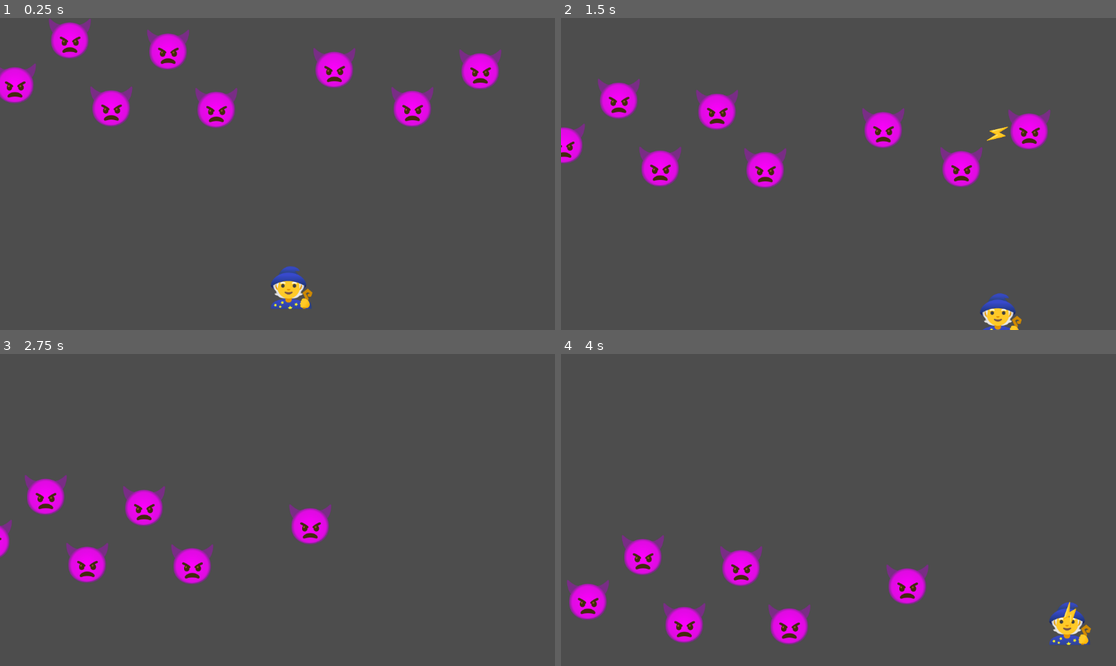
Above: before the commit, frames 1-4 (two rows, left to right).
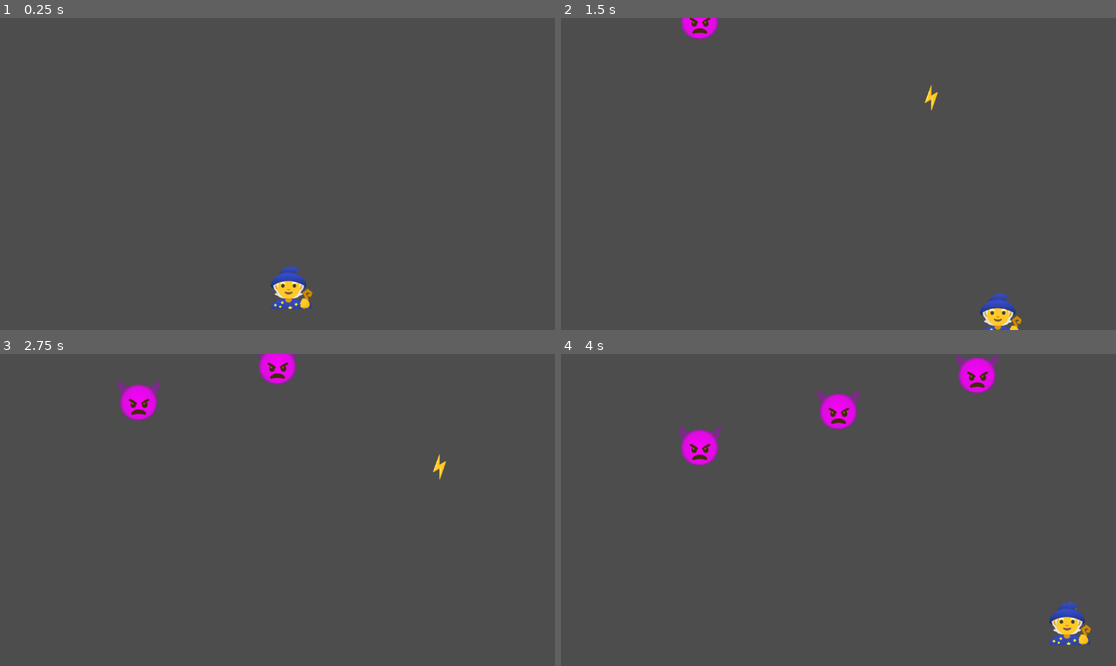
Above: after the commit, the same moments.

Repository: FellowshipOfTheGame/Shmup
Game: Godot game, scene res://Scenes/game.tscn
Two runs of this game, one before a commit and one after it. Both use one fixed random seed, a clock stepped at 60 frames per second and the inputs below.
Inputs:
- Up to frame 1 (0.25 s): no input
- Up to frame 2 (1.5 s): hold D (right) 0.53-1.28 s; hold S (down) from 1.28 s (still down)
- Up to frame 3 (2.75 s): release S (down) at 2.03 s; hold D (right) from 2.03 s (still down)
- Up to frame 4 (4 s): release D (right) at 2.78 s; hold W (up) 2.78-3.53 s; hold A (left) from 3.53 s (still down)

The runs differ from the first frame. In frame 1, 5.6% of the frame differs, in the area x 0-91%, y 0-36%; in frame 2, 5.9%; in frame 3, 5.1%; in frame 4, 6.5%, in the area x 1-93%, y 0-94%.

Commit message:
enemy spawner
add- enemy wave spawns, from left to right
fix- enemy movement script rework

Diff:
--- a/Scenes/enemy.tscn
+++ b/Scenes/enemy.tscn
@@ -1,8 +1,8 @@
 [gd_scene load_steps=5 format=3 uid="uid://bwx7q6r4k8bp2"]
 
-[ext_resource type="Script" uid="uid://cjal1gci0e8mm" path="res://Scripts/EnemyMovement/sawtooth_movement.gd" id="1_afpow"]
+[ext_resource type="Script" uid="uid://gr0vrnfrodon" path="res://Scripts/enemy.gd" id="1_afpow"]
 [ext_resource type="Texture2D" uid="uid://bdggabjkh8dk1" path="res://Sprites/demon.png" id="1_hghv2"]
-[ext_resource type="Script" uid="uid://bl5h4mu01vrt6" path="res://Scripts/health.gd" id="2_1f0kj"]
+[ext_resource type="Script" uid="uid://d0e4iwdp4s1xg" path="res://Scripts/enemy_health.gd" id="3_afpow"]
 
 [sub_resource type="CircleShape2D" id="CircleShape2D_ne65n"]
 radius = 41.0
@@ -20,5 +20,5 @@
 position = Vector2(0, -2)
 shape = SubResource("CircleShape2D_ne65n")
 
-[node name="Health" type="Node" parent="."]
-script = ExtResource("2_1f0kj")
+[node name="enemy_health" type="Node" parent="."]
+script = ExtResource("3_afpow")
--- a/Scenes/game.tscn
+++ b/Scenes/game.tscn
@@ -1,33 +1,14 @@
-[gd_scene load_steps=3 format=3 uid="uid://cvh576stb81qw"]
+[gd_scene load_steps=4 format=3 uid="uid://cvh576stb81qw"]
 
 [ext_resource type="PackedScene" uid="uid://dwgyk3mxpxioo" path="res://Scenes/witch.tscn" id="1_ebmjs"]
-[ext_resource type="PackedScene" uid="uid://bwx7q6r4k8bp2" path="res://Scenes/enemy.tscn" id="2_qxrlw"]
+[ext_resource type="PackedScene" uid="uid://bwx7q6r4k8bp2" path="res://Scenes/enemy.tscn" id="3_3dryh"]
+[ext_resource type="Script" uid="uid://c36lr70rkpyth" path="res://Scripts/wave_manager.gd" id="3_wrm1d"]
 
 [node name="Game" type="Node2D"]
 
 [node name="Witch" parent="." instance=ExtResource("1_ebmjs")]
 position = Vector2(605, 561)
 
-[node name="Enemy" parent="." instance=ExtResource("2_qxrlw")]
-position = Vector2(56, 113)
-
-[node name="Enemy2" parent="." instance=ExtResource("2_qxrlw")]
-position = Vector2(170, 20)
-
-[node name="Enemy3" parent="." instance=ExtResource("2_qxrlw")]
-position = Vector2(256, 161)
-
-[node name="Enemy4" parent="." instance=ExtResource("2_qxrlw")]
-position = Vector2(374, 43)
-
-[node name="Enemy5" parent="." instance=ExtResource("2_qxrlw")]
-position = Vector2(474, 164)
-
-[node name="Enemy6" parent="." instance=ExtResource("2_qxrlw")]
-position = Vector2(719, 81)
-
-[node name="Enemy7" parent="." instance=ExtResource("2_qxrlw")]
-position = Vector2(881, 162)
-
-[node name="Enemy8" parent="." instance=ExtResource("2_qxrlw")]
-position = Vector2(1022, 84)
+[node name="wave_manager" type="Node2D" parent="."]
+script = ExtResource("3_wrm1d")
+enemy_1 = ExtResource("3_3dryh")
--- a/Scripts/Bullets/bullet_default.gd
+++ b/Scripts/Bullets/bullet_default.gd
@@ -11,14 +11,14 @@
 	stats = new_stats
 	velocity = Vector2( 0, -stats["bullet_speed"] )
 
-func _physics_process(delta: float) -> void:
+func _physics_process(_delta: float) -> void:
 	move_and_slide()
 
 func hit(target: Node2D) -> void:
 	if target == last_hit_object: return # nao dar dano no mesmo alvo de novo
 	last_hit_object = target
 	if target.is_in_group("enemy"):
-		target.get_node("Health").take_damage(stats["bullet_damage"])
+		target.get_node("enemy_health").take_damage(stats["bullet_damage"])
 		on_hit()
 	#else: animacao de destruir
 
--- a/Scripts/EnemyMovement/sawtooth_movement.gd
+++ /dev/null
@@ -1,23 +0,0 @@
-extends CharacterBody2D
-
-@export var horizontal_speed : int = 100
-@export var horizontal_time : float = 1.0
-@export var move_right : bool # comeca mexendo pra direita ou pra esquerda
-@export var vertical_speed : int = 100
-
-func _ready() -> void:
-	add_to_group("enemy")
-	velocity = Vector2( horizontal_speed if move_right else -horizontal_speed, vertical_speed)
-	movement_loop()
-
-func _physics_process(_delta: float) -> void:
-	move_and_slide()
-
-func movement_loop() -> void:
-	while true:
-		await timer(horizontal_time)
-		move_right = not move_right
-		velocity = Vector2(horizontal_speed if move_right else -horizontal_speed, vertical_speed)
-
-func timer(seconds: float) -> void:
-	await get_tree().create_timer(seconds).timeout
--- a/Scripts/EnemyMovement/square_movement.gd
+++ /dev/null
@@ -1,26 +0,0 @@
-extends CharacterBody2D
-
-@export var horizontal_speed : int = 100
-@export var horizontal_time : float = 1.0
-@export var move_right : bool # comeca mexendo pra direita ou pra esquerda
-@export var vertical_speed : int = 100
-@export var vertical_time : float = 1.0
-
-func _ready() -> void:
-	add_to_group("enemy")
-	velocity = Vector2( horizontal_speed if move_right else -horizontal_speed, 0)
-	movement_loop()
-
-func _physics_process(_delta: float) -> void:
-	move_and_slide()
-
-func movement_loop() -> void:
-	while true:
-		await timer(horizontal_time)
-		velocity = Vector2(0, vertical_speed)
-		await timer(vertical_time)
-		move_right = not move_right
-		velocity = Vector2(horizontal_speed if move_right else -horizontal_speed, 0)
-
-func timer(seconds: float) -> void:
-	await get_tree().create_timer(seconds).timeout
--- a/Scripts/EnemyMovement/straight_movement.gd
+++ /dev/null
@@ -1,12 +0,0 @@
-extends CharacterBody2D
-
-@export var angle : float = 0 # em radianos
-@export var vertical_speed : int = 75
-
-func _ready() -> void:
-	add_to_group("enemy")
-	rotation = deg_to_rad(angle)
-	velocity = Vector2( 0, vertical_speed).rotated(rotation)
-
-func _physics_process(_delta: float) -> void:
-	move_and_slide()
--- a/Scripts/enemy.gd
+++ b/Scripts/enemy.gd
@@ -1,4 +1,47 @@
 extends CharacterBody2D
+class_name Enemy
+
+@onready var health_node: EnemyHealth = $enemy_health
+@export var horizontal_speed: int = 100
+@export var horizontal_time: float = 1.0
+@export var vertical_speed: int = 75
+@export var vertical_time: float = 1.0
+@export var move_right: bool # comeca mexendo pra direita ou pra esquerda
+@export var angle: float # em radianos, considerando movimento pra baixo com 0rad
 
 func _ready() -> void:
 	add_to_group("enemy")
+
+func _physics_process(_delta: float) -> void:
+	move_and_slide()
+
+# health attributions
+func set_health(new_health: int) -> void:
+	health_node.health = new_health
+
+func set_movement_type(movement_type: String) -> void:
+	match movement_type:
+		"zigzag": zigzag()
+		"square": square()
+		_: vertical()
+
+func vertical() -> void:
+	rotation = deg_to_rad(angle)
+	velocity = Vector2(0, vertical_speed).rotated(rotation)
+
+func zigzag() -> void:
+	while true:
+		velocity = Vector2(horizontal_speed if move_right else -horizontal_speed, vertical_speed)
+		move_right = not move_right
+		await timer(horizontal_time)
+
+func square() -> void:
+	while true:
+		velocity = Vector2(0, vertical_speed)
+		await timer(horizontal_time)
+		velocity = Vector2(horizontal_speed if move_right else -horizontal_speed, 0)
+		move_right = not move_right
+		await timer(vertical_time)
+
+func timer(seconds: float) -> void:
+	await get_tree().create_timer(seconds).timeout
--- /dev/null
+++ b/Scripts/enemy_health.gd
@@ -0,0 +1,18 @@
+extends "res://Scripts/health.gd"
+class_name EnemyHealth
+
+@export var life_time: float = 10
+var kill_score: int = 10
+signal enemy_killed
+
+func _onready() -> void:
+	await timer(life_time)
+	queue_free() # depois de um tempo, mata o inimigo se o player nao conseguiu
+
+func die() -> void:
+	#enemy_killed.emit()
+	emit_signal("enemy_killed", kill_score)
+	super.die() # faz o resto da funcao padrao
+
+func timer(seconds: float) -> void:
+	await get_tree().create_timer(seconds).timeout
--- a/Scripts/health.gd
+++ b/Scripts/health.gd
@@ -1,6 +1,9 @@
 extends Node
 
 @export var health := 100
+
+func set_health(new_health: int) -> void:
+	health = new_health
 
 func take_damage(damage: int) -> void:
 	health -= damage
--- /dev/null
+++ b/Scripts/wave_manager.gd
@@ -0,0 +1,64 @@
+extends Node2D
+
+var can_spawn: bool = true
+var wave_count: int
+var enemy_count: int
+var player_score: int
+@export var enemy_1: PackedScene
+#@export var enemy_2: PackedScene
+@export var time_between_waves: float = 1
+@export var time_between_spawns: float = 1
+@onready var screen_width: int = get_window().size.x
+@onready var screen_height_offset: int = ceil( get_window().size.y * -0.05 ) # offset pros inimigos aparecerem logo fora da tela
+
+func _ready() -> void:
+	timer(0)
+	spawn_enemies()
+
+func spawn_enemies():
+	var wave_size: int
+	var enemy_scene: PackedScene
+	var enemy_movement: String
+
+	while not can_spawn: get_tree().process_frame
+	await timer(time_between_waves)
+	wave_count += 1
+	print("wave count: ", wave_count)
+
+	match randi_range(0, 2): # escolhe entre os sets de waves
+		0:
+			wave_size = 3
+			enemy_scene = enemy_1
+			enemy_movement = "vertical"
+		1:
+			wave_size = 2
+			enemy_scene = enemy_1
+			enemy_movement = "zigzag"
+		2:
+			wave_size = 4
+			enemy_scene = enemy_1
+			enemy_movement = "square"
+
+	can_spawn = false
+	for i in range(wave_size):
+		var spawned_enemy = enemy_scene.instantiate() as Enemy
+		add_child(spawned_enemy) # a scena tem que ser instanciada pra poder rodar o _onready e inicializar
+		enemy_count += 1
+
+		spawned_enemy.position = Vector2( (i+1) * screen_width / (wave_size+1), screen_height_offset ) # spawna os inimigos igualmente espacados ao centro da tela
+		print("enemy ", i, " position: ", spawned_enemy.position)
+		spawned_enemy.set_movement_type(enemy_movement)
+		spawned_enemy.get_node("enemy_health").connect("enemy_killed", Callable(self, "enemy_killed"))
+		await timer(time_between_spawns)
+
+	can_spawn = true
+
+func enemy_killed(kill_score: int): # linkar com o signal
+	player_score += kill_score
+	print(player_score)
+	# funcao pra aumentar a score no HUD
+	enemy_count -= 1
+	if enemy_count == 0: spawn_enemies()
+
+func timer(seconds: float) -> void:
+	await get_tree().create_timer(seconds).timeout
--- a/Scripts/witch_movement.gd
+++ b/Scripts/witch_movement.gd
@@ -10,7 +10,7 @@
 	# get stats from a node
 	# se for um missel teleguiado, rodar uma funcao com while true
 
-func _physics_process(delta: float) -> void:
+func _physics_process(_delta: float) -> void:
 	# talvez tenha que separar o movimento vertical do horizontal pra fazer o smoothing certo
 	input = Vector2( Input.get_axis("left", "right") , Input.get_axis("up", "down") ).normalized()
 	velocity = velocity.move_toward(input * speed, accel)
Not shown, removed: Scripts/EnemyMovement/sawtooth_movement.gd.uid
Not shown, removed: Scripts/EnemyMovement/square_movement.gd.uid
Not shown, removed: Scripts/EnemyMovement/straight_movement.gd.uid
Not shown, added: Scripts/enemy_health.gd.uid
Not shown, added: Scripts/wave_manager.gd.uid
